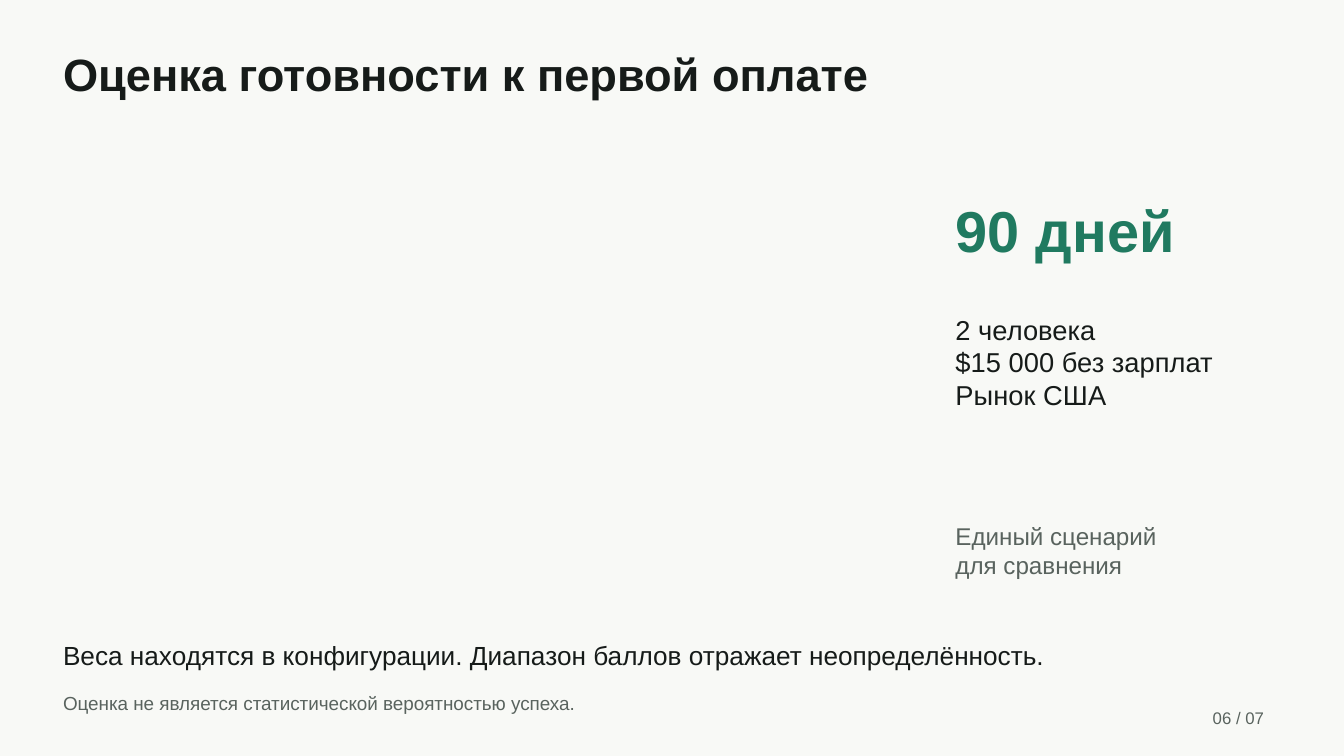
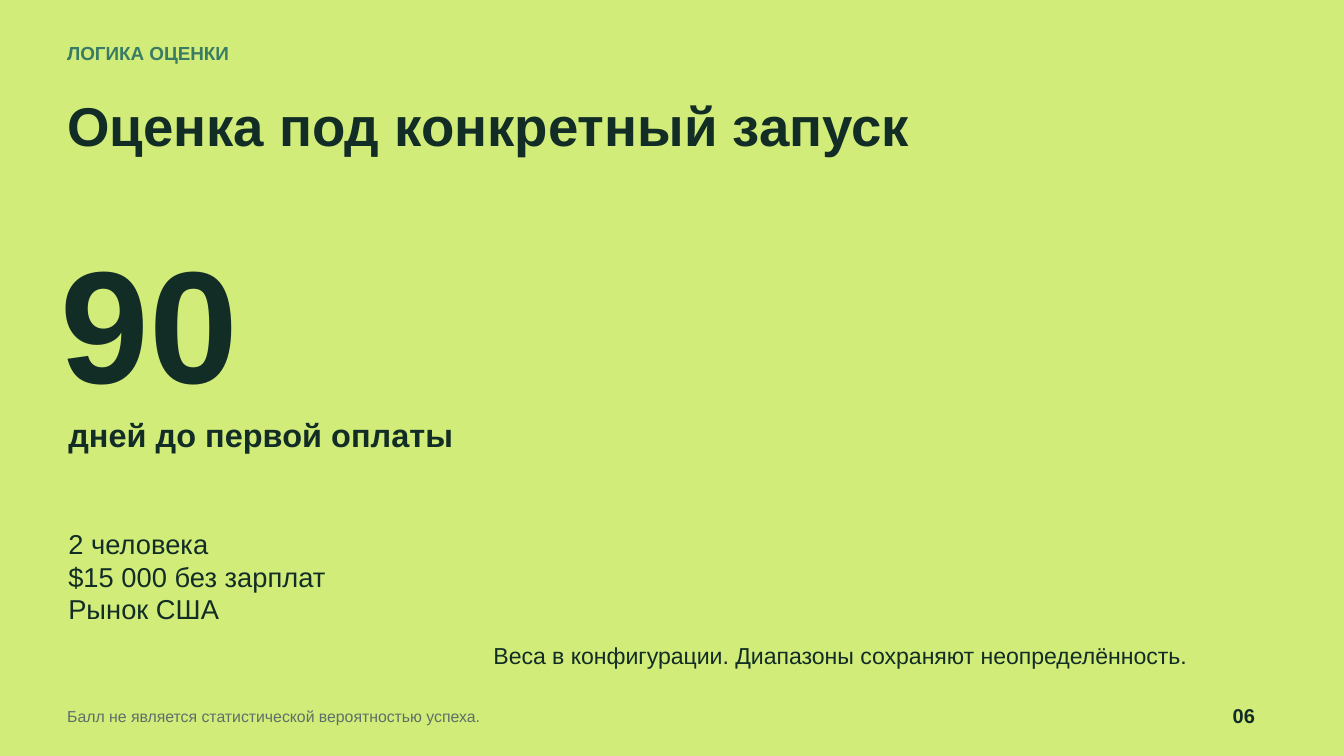
Before and after one commit to bcmle/test_ai_builder, a slide deck: slide 6 of presentation/AI-Builder-CEO.pptx. Drawn at 1344x756 pixels with LibreOffice and Linux fonts; fonts in the diff are those of the drawing. Boxes give left, top, right and bottom in pixels: in the first picture for what was removed or moved away, otherwise in the second. Text is boxed around its words. In the diff, an @@ line names an element or a change of style, - is before the commit and + after.

Commit message:
design: restyle CEO deck with editorial layouts and optical cover

```diff
--- a/presentation/AI-Builder-CEO.pptx
+++ b/presentation/AI-Builder-CEO.pptx
@@ background #F8F9F6 to #D2EC7A @@
@@ text removed at <box>63,57,868,99</box> @@
-Оценка готовности к первой оплате
@@ text added at <box>67,47,229,64</box>, 13.5 pt, text #397B63, bold @@
+ЛОГИКА ОЦЕНКИ
@@ text added at <box>67,105,909,157</box>, 39 pt, text #122C26, bold @@
+Оценка под конкретный запуск
@@ text added at <box>61,271,238,385</box>, 114 pt, text #122C26, bold @@
+90
@@ text at <box>68,423,453,453</box>: text changed; size 41.2 to 23.2 pt; text colour #207A60 to #122C26 @@
-90 дней
+дней до первой оплаты
@@ text "2 человека": place and size @@
-text "2 человека" at <box>955,321,1213,406</box>
+text "2 человека" at <box>68,535,326,620</box>
@@ text "2 человека" at <box>68,535,326,620</box>: text colour #161B19 to #122C26 @@
@@ text removed at <box>955,527,1156,579</box> @@
-Единый сценарий
-для сравнения
@@ text at <box>493,647,1187,669</box>: text changed; size 18.8 to 16.5 pt; text colour #161B19 to #122C26 @@
-Веса находятся в конфигурации. Диапазон баллов отражает неопределённость.
+Веса в конфигурации. Диапазоны сохраняют неопределённость.
@@ text at <box>67,710,480,725</box>: text changed; size 13.5 to 11.2 pt; text colour #59635E to #5D7068 @@
-Оценка не является статистической вероятностью успеха.
+Балл не является статистической вероятностью успеха.
@@ text at <box>1233,709,1255,723</box>: text changed; size 12 to 14.2 pt; text colour #59635E to #122C26; bold on @@
-06 / 07
+06
```
Also in this commit, not shown: 5 other slides changed, 1 slide added, 1 slide removed, 11 other files.
